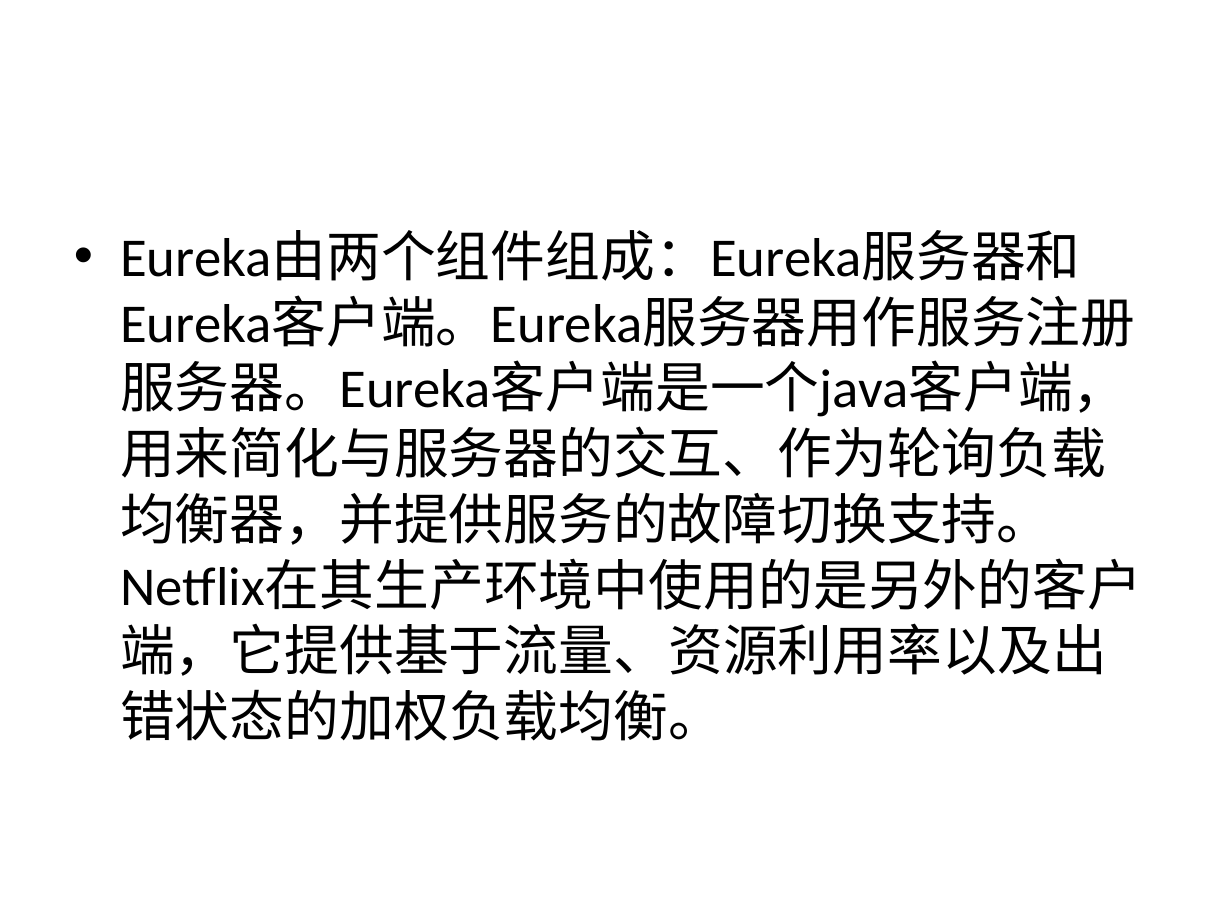
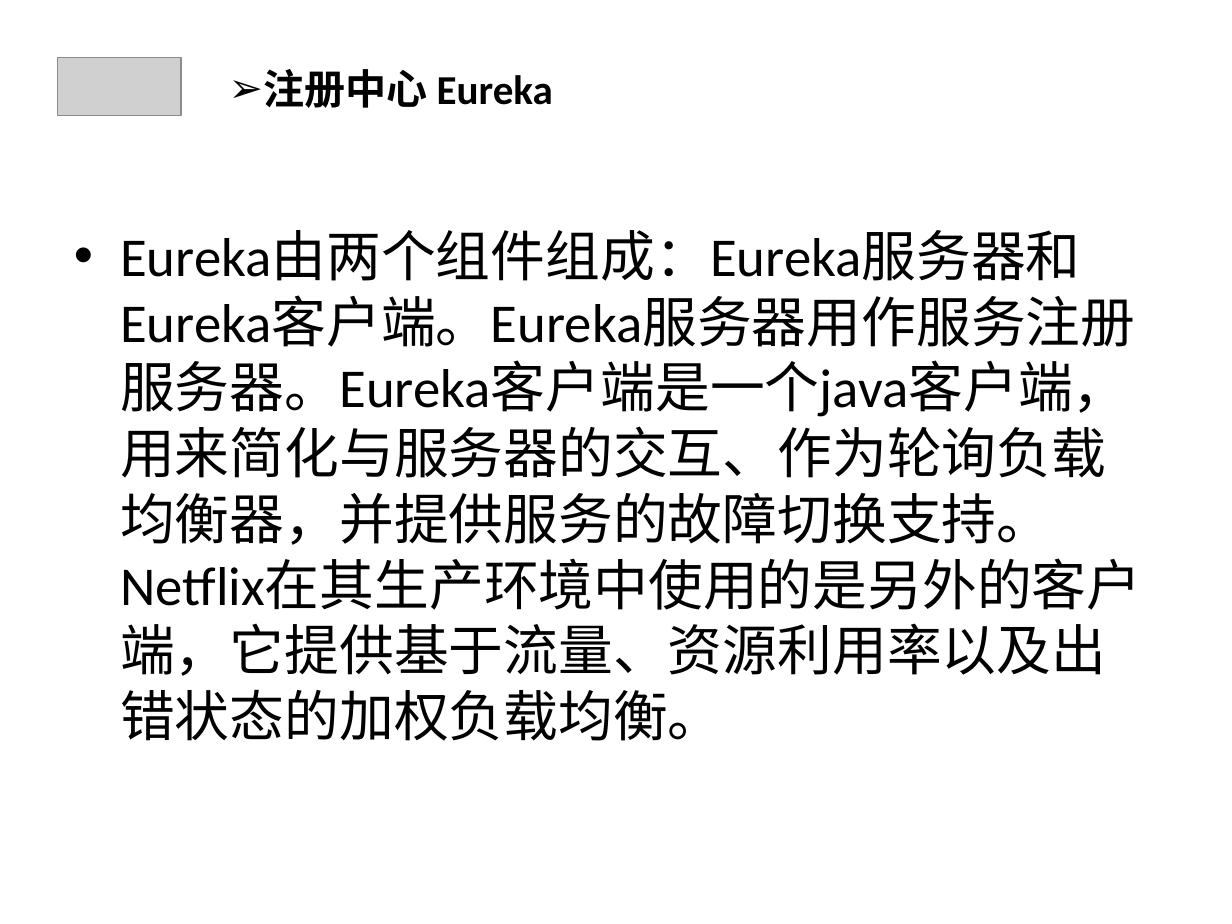
Before and after one commit to qbkken/spring_cloud, a slide deck: slide 6 of spring_cloud.ppt. Drawn at 1232x924 pixels with LibreOffice and Linux fonts; fonts in the diff are those of the drawing; grey boxes stand for pictures. Boxes give left, top, right and bottom in pixels: in the first picture for what was removed or moved away, otherwise in the second. Text is boxed around its words. In the diff, an @@ line names an element or a change of style, - is before the commit and + after.

```diff
--- a/spring_cloud.ppt
+++ b/spring_cloud.ppt
@@ picture added at <box>58,58,181,116</box> @@
@@ text added at <box>263,69,553,108</box>, 24 pt, text #000000, bold @@
+➢ 注册中心 Eureka
```
Also in this commit, not shown: 3 other slides changed, 8 slides added, 2 slides removed, 6 other files.
